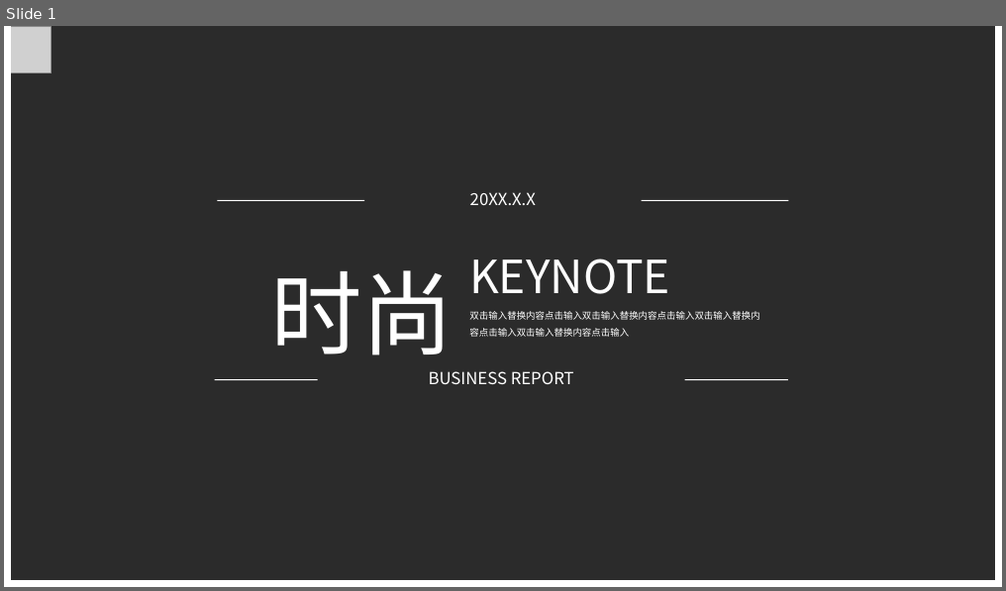
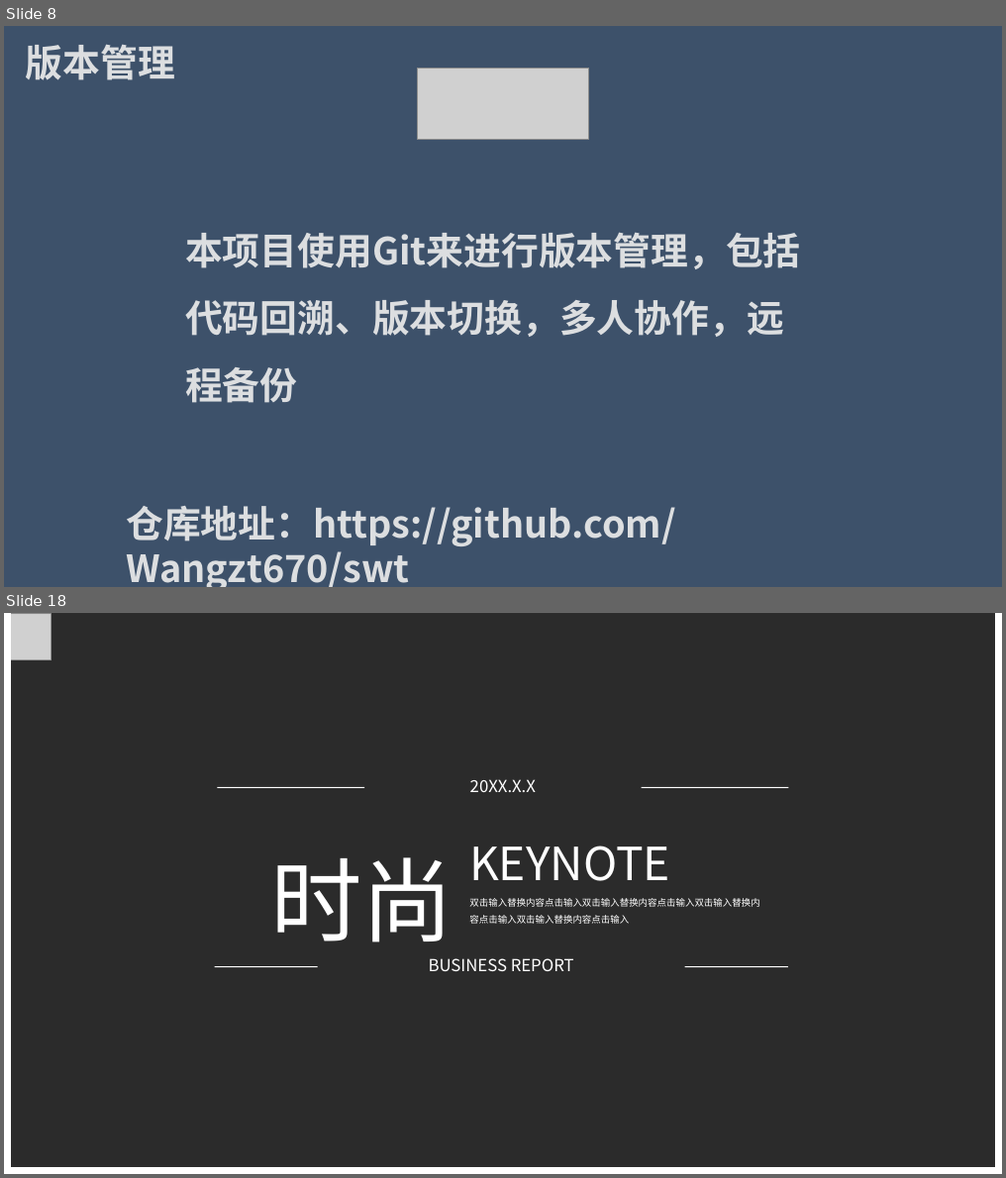
Before and after one commit to Wangzt670/swt, a slide deck: 项目待交付工件/D结项阶段/2.项目答辩.pptx. Shown one above the other, each under a label of ours: slide 1 before the commit, slides 8 and 18 after it; the slides between them are not shown. The pictures are 1006x591 and 1006x1178 pixels, drawn with LibreOffice and Linux fonts; fonts in the diff are those of the drawing; grey boxes stand for pictures; background and template pictures are left out; a plain dark background stands for a picture behind light text. Boxes give left, top, right and bottom in pixels: in the first picture for what was removed or moved away, otherwise in the second. Text is boxed around its words. In the diff, an @@ line names an element or a change of style, - is before the commit and + after.

```diff
--- a/项目待交付工件/D结项阶段/2.项目答辩.pptx
+++ b/项目待交付工件/D结项阶段/2.项目答辩.pptx
@@ slide 8 added at (x1=4, y1=26, x2=1002, y2=587), background #FFFFFF @@
@@ rectangle added at (x1=4, y1=26, x2=1002, y2=587), fill #3D516A @@
@@ text added at (x1=26, y1=44, x2=175, y2=80), 36 pt, text #DCDEE0, bold @@
+版本管理
@@ picture added at (x1=417, y1=68, x2=589, y2=140) @@
@@ text added at (x1=185, y1=232, x2=800, y2=403), 36 pt, text #DCDEE0, bold @@
+本项目使用Git来进行版本管理，包括代码回溯、版本切换，多人协作，远程备份
@@ text added at (x1=126, y1=506, x2=675, y2=587), 36 pt, text #DCDEE0, bold @@
+仓库地址：https://github.com/Wangzt670/swt
@@ what was slide 1 is now slide 18 @@
```
Also in this commit, not shown: 3 slides changed, 16 other slides added.
